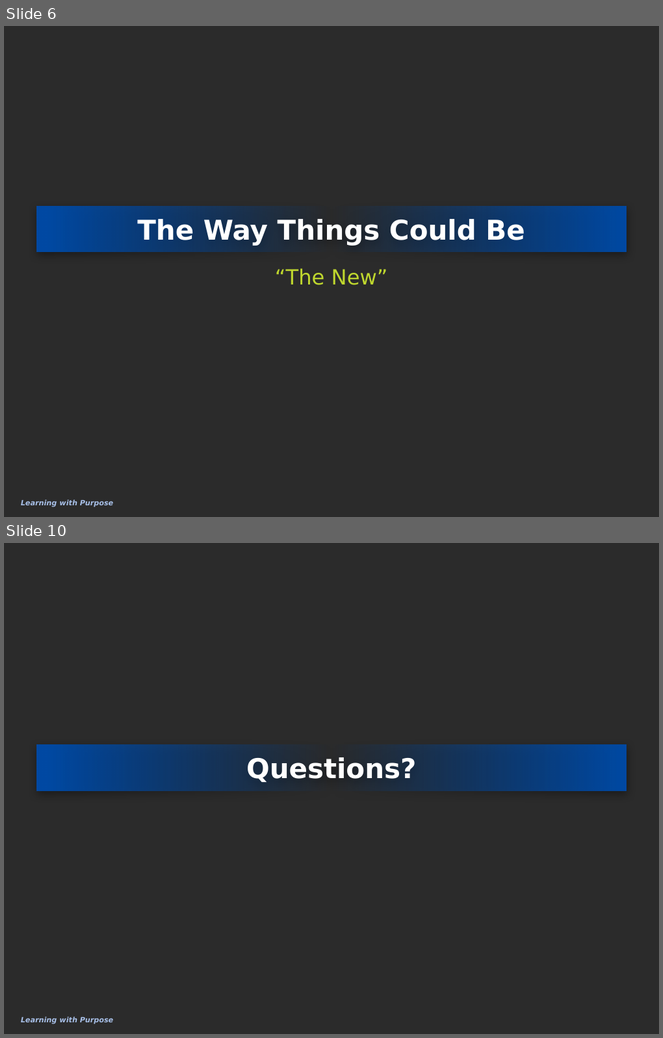
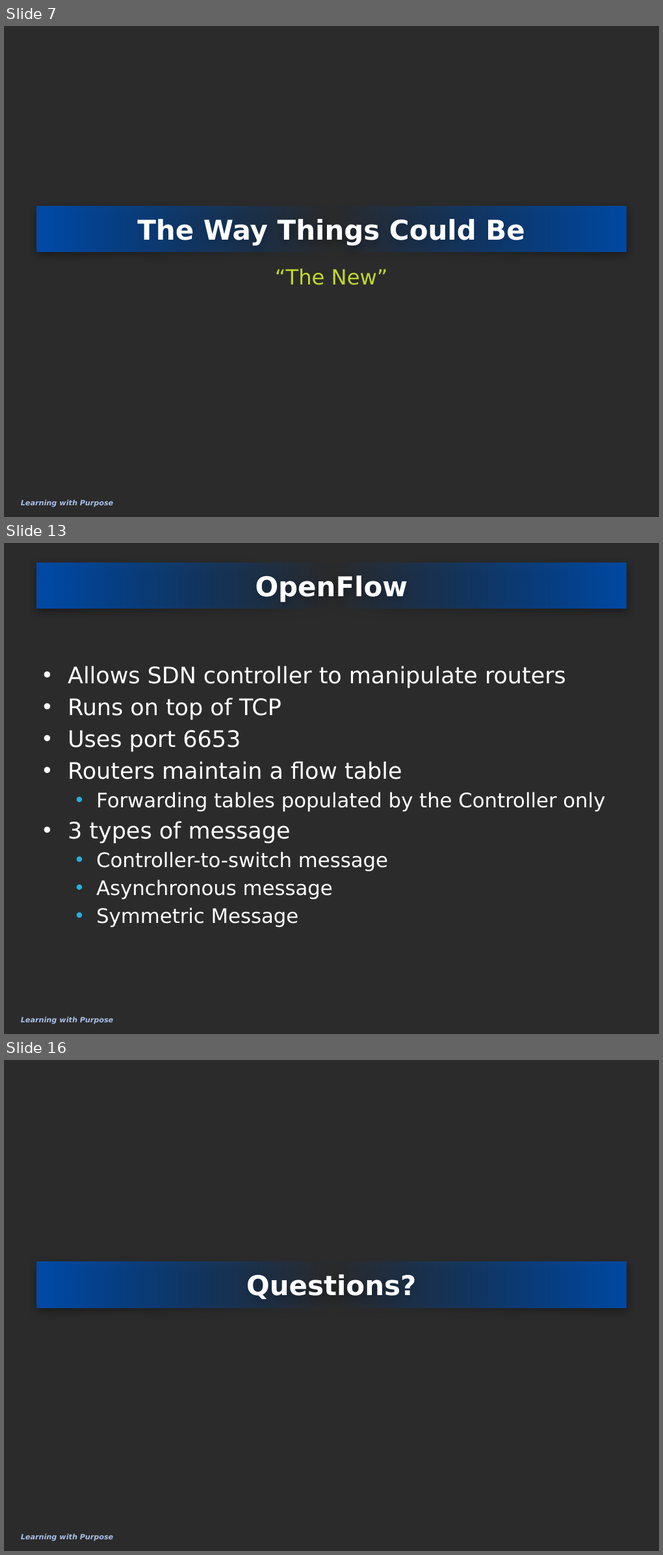
Before and after one commit to eliedaou/networkDesign, a slide deck: survey topic/SDNOpenFlow.pptx. Shown one above the other, each under a label of ours: slides 6 and 10 before the commit, slides 7, 13 and 16 after it; the slides between them are not shown. The pictures are 663x1038 and 663x1555 pixels, drawn with LibreOffice and Linux fonts; fonts in the diff are those of the drawing; background and template pictures are left out; a plain dark background stands for a picture behind light text. Boxes give left, top, right and bottom in pixels: in the first picture for what was removed or moved away, otherwise in the second. Text is boxed around its words. In the diff, an @@ line names an element or a change of style, - is before the commit and + after.

```diff
--- a/survey topic/SDNOpenFlow.pptx
+++ b/survey topic/SDNOpenFlow.pptx
@@ slide 13 added at [4, 543, 659, 1034], background picture (left out); not listed: 1 template element that a slide beside it also shows @@
@@ title added at [36, 563, 627, 609], fill gradient #004AA4, 30 pt, text #FFFFFF, bold @@
+OpenFlow
@@ text added at [68, 666, 605, 928], 22 pt, text #FFFFFF @@
+• Allows SDN controller to manipulate routers
+• Runs on top of TCP
+• Uses port 6653
+• Routers maintain a flow table
+  • Forwarding tables populated by the Controller only
+• 3 types of message
+  • Controller-to-switch message
+  • Asynchronous message
+  • Symmetric Message
@@ what was slide 6 is now slide 7 @@
@@ what was slide 10 is now slide 16 @@
```
Also in this commit, not shown: 6 slides changed, 5 other slides added.
